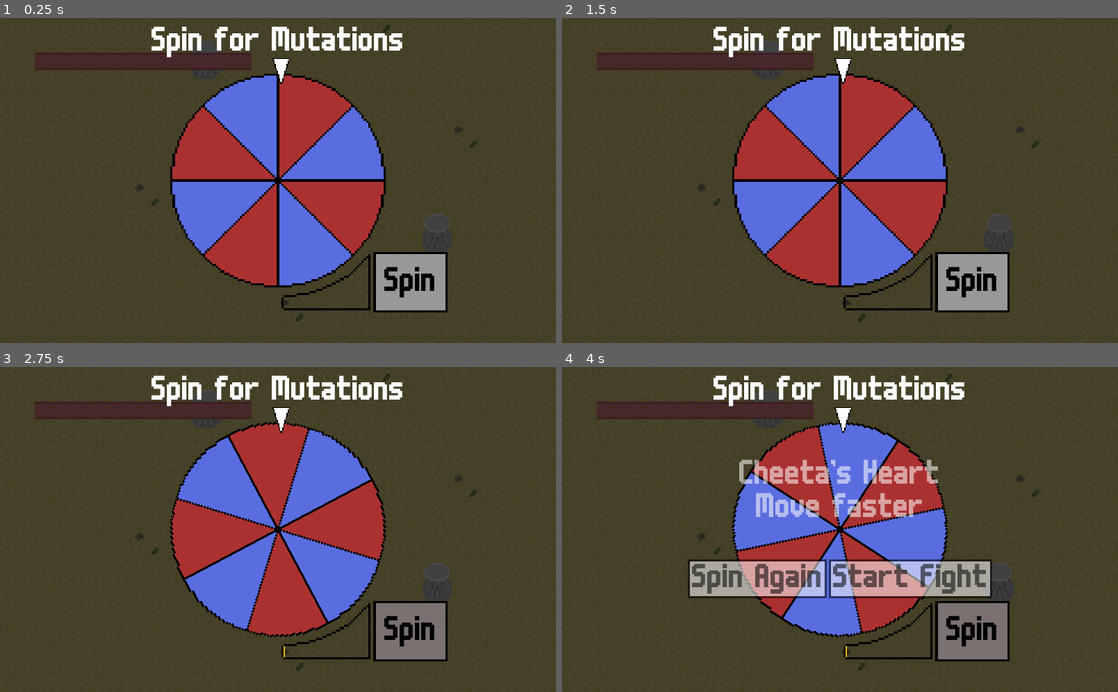
Above: before the commit, frames 1-4 (two rows, left to right).
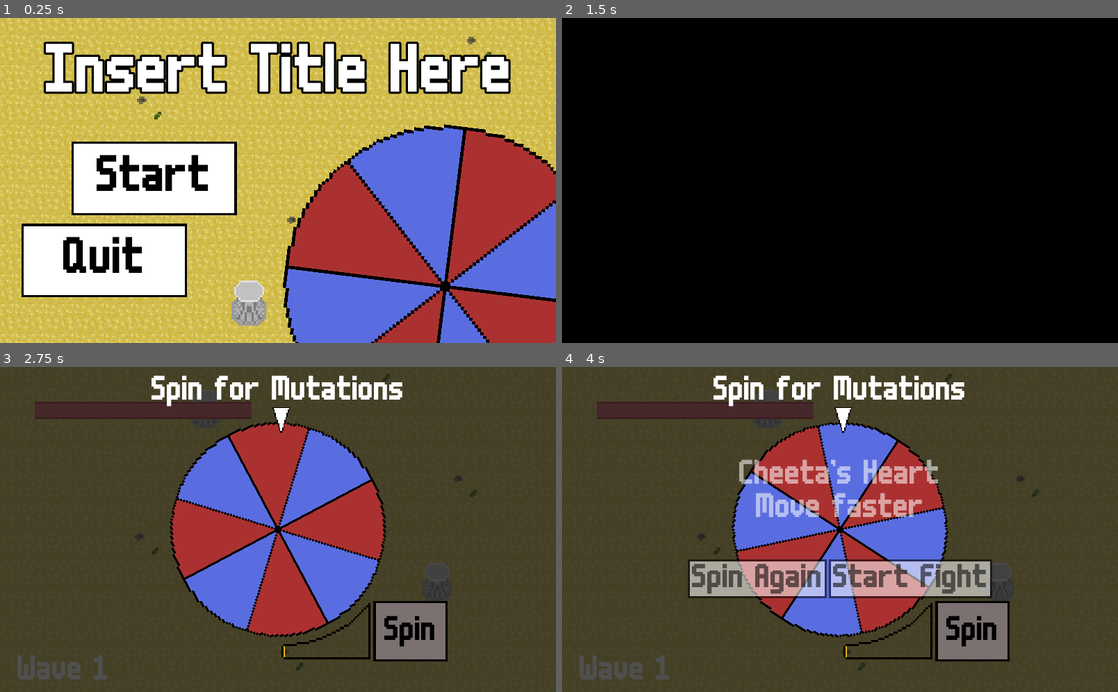
Above: after the commit, the same moments.

Repository: ectucker1/ksufalljam2020
Game: Godot game, scene res://ui/mainmenu/MainMenu.tscn
The game is run twice, just before and just after one commit, with the same random seed, the same clock (stepped at 60 frames per second) and the same inputs. Before the commit the project starts from res://Arena/Arena.tscn.
Inputs (mouse positions are in pixels of both pictures, inside the frame that each line leads up to):
- Up to frame 1 (0.25 s): no input
- Up to frame 2 (1.5 s): click (717, 177) at 0.5 s, where only the run after the commit has a clickable "Start"; click (717, 177) at 1.25 s, where only the run after the commit has a clickable "Start"
- Up to frame 3 (2.75 s): click "Spin" at 2 s
- Up to frame 4 (4 s): move the mouse to (962, 513) at 2.77 s; press the mouse at (962, 513) at 2.78 s; hold D (move_right) 2.78-3.53 s; move the mouse to (728, 545) at 3.52 s; release the mouse at (728, 545) at 3.53 s; hold S (move_down) from 3.53 s (still down); right-click (728, 545) at 3.6 s

The runs differ from the first frame. In frame 1, 97% of the frame differs, in the area x 0-100%, y 0-100%; in frame 2, 97%; in frame 3, 0.5%; in frame 4, 0.5%.

Commit message:
Increase difficulty per wave and add more sfx

Diff:
--- a/Arena/Arena.gd
+++ b/Arena/Arena.gd
@@ -1,6 +1,8 @@
 extends Node2D
 
 enum EnemyType { LB, BS, DS, JD }
+
+var wave := 1
 
 onready var enemy_scene := preload("res://Enemy/Enemy.tscn")
 
@@ -32,11 +34,13 @@
 
 func _on_Wheel_visibility_changed():
 	if !$WheelLayer/Wheel.visible:
-		start_wave(3)
+		start_wave(wave + 2)
 
 
 func on_enemy_died():
 	if get_tree().get_nodes_in_group("enemies").size() == 0:
 		$WheelLayer/Wheel.show_screen()
+		wave += 1
+		$HudLayer/Control/WaveLabel.text = "Wave " + str(wave)
 		if $Player.status.health < 70:
 			$Player.status.health = 70
--- a/project.godot
+++ b/project.godot
@@ -135,7 +135,7 @@
 [application]
 
 config/name="Ksufalljam 2020"
-run/main_scene="res://Arena/Arena.tscn"
+run/main_scene="res://ui/mainmenu/MainMenu.tscn"
 config/icon="res://icon.png"
 
 [autoload]
--- a/ui/hud/hud.tscn
+++ b/ui/hud/hud.tscn
@@ -1,8 +1,9 @@
-[gd_scene load_steps=4 format=2]
+[gd_scene load_steps=5 format=2]
 
 [ext_resource path="res://ui/healthbar.png" type="Texture" id=1]
 [ext_resource path="res://ui/backbar.png" type="Texture" id=2]
 [ext_resource path="res://ui/hud/healthbar.gd" type="Script" id=3]
+[ext_resource path="res://ui/m6size4.tres" type="DynamicFont" id=4]
 
 [node name="HudLayer" type="CanvasLayer"]
 
@@ -29,3 +30,13 @@
 __meta__ = {
 "_edit_use_anchors_": false
 }
+
+[node name="WaveLabel" type="Label" parent="Control"]
+anchor_top = 1.0
+anchor_bottom = 1.0
+margin_left = 32.0
+margin_top = -68.0
+margin_right = 200.0
+margin_bottom = -12.0
+custom_fonts/font = ExtResource( 4 )
+text = "Wave 1"
Not shown, added: sfx/Bone_throw.wav.import
Not shown, added: sfx/Porcupine_shoot.wav.import
Not shown, added: sfx/Slimeball.wav.import
Not shown, added: sfx/ground_pound.wav.import
Not shown, added: sfx/Bone_throw.wav
Not shown, added: sfx/Porcupine_shoot.wav
Not shown, added: sfx/Slimeball.wav
Not shown, added: sfx/ground_pound.wav
